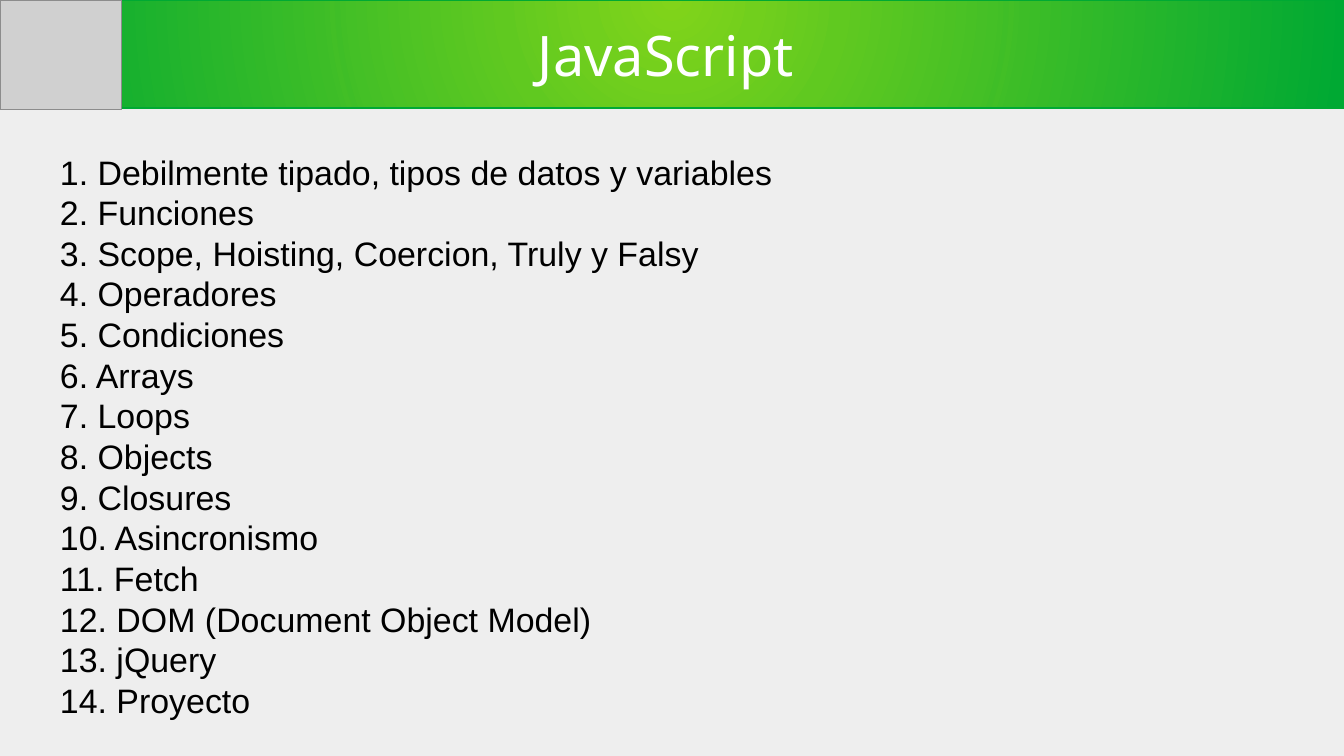
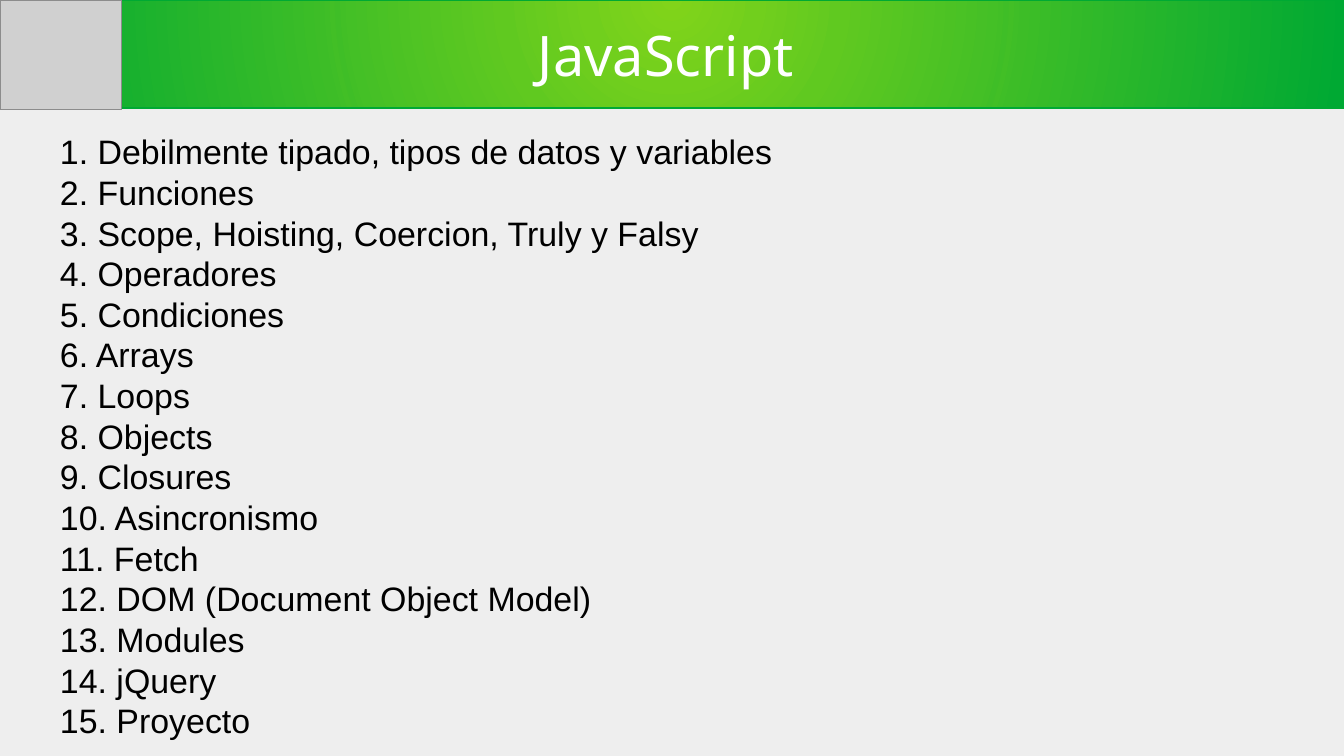
Before and after one commit to yugo-sixs/clasejavascrip, a slide deck: slide 5 of Curso de Javascript.odp (slide 4 before the commit). Drawn at 1344x756 pixels with LibreOffice and Linux fonts; fonts in the diff are those of the drawing; grey boxes stand for pictures. Boxes give left, top, right and bottom in pixels: in the first picture for what was removed or moved away, otherwise in the second. Text is boxed around its words. In the diff, an @@ line names an element or a change of style, - is before the commit and + after.

```diff
--- a/Curso de Javascript.odp
+++ b/Curso de Javascript.odp
@@ subtitle at (x1=60, y1=627, x2=250, y2=740): text changed @@
-13. jQuery
-14. Proyecto
+13. Modules
+14. jQuery
+15. Proyecto
```
Also in this commit, not shown: 1 other slide changed, 2 slides added, 1 other file.
